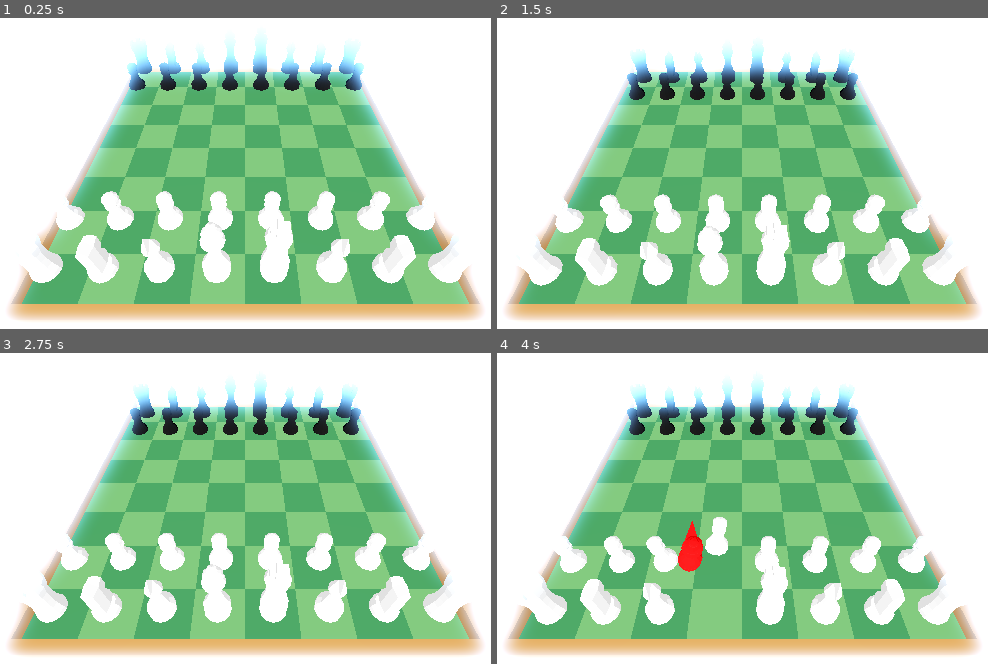
Above: before the commit, frames 1-4 (two rows, left to right).
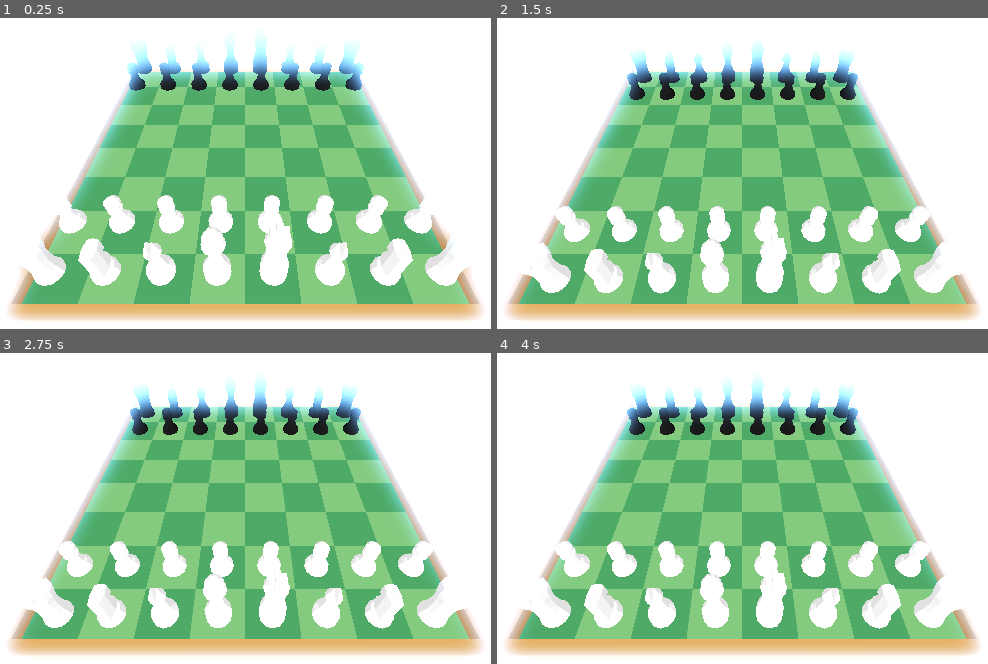
Above: after the commit, the same moments.

Repository: rickyguerin/Fairway-Chess-Jam-Submission
Game: Godot game, scene res://scenes/game.tscn
Two runs of this game, one before a commit and one after it. Both use one fixed random seed, a clock stepped at 60 frames per second and the inputs below.
Inputs (mouse positions are in pixels of both pictures, inside the frame that each line leads up to):
- Up to frame 1 (0.25 s): no input
- Up to frame 2 (1.5 s): move the mouse to (919, 126) at 0.52 s; tap Space (Space) at 0.6 s; click (919, 126) at 0.67 s; move the mouse to (580, 170) at 1.27 s; tap A (A) at 1.35 s; click (580, 170) at 1.42 s
- Up to frame 3 (2.75 s): tap Space (Space) at 1.55, 2.3 s; move the mouse to (324, 384) at 2.02 s; hold D (D) from 2.03 s (still down); click (324, 384) at 2.17 s
- Up to frame 4 (4 s): move the mouse to (703, 573) at 2.77 s; release D (D) at 2.78 s; tap E (E) at 2.85 s; click (703, 573) at 2.92 s; tap Space (Space) at 3.05, 3.8 s; move the mouse to (983, 552) at 3.52 s; hold Q (Q) from 3.53 s (still down); click (983, 552) at 3.67 s

The runs differ from the first frame. In frame 1, 2.6% of the frame differs, in the area x 4-96%, y 55-87%; in frame 2, 6.6%, in the area x 4-96%, y 56-89%; in frame 3, 5.1%; in frame 4, 5.0%.

Commit message:
Remove restrictions based on linear velocity

Diff:
--- a/godot/scripts/PlayerPiece.gd
+++ b/godot/scripts/PlayerPiece.gd
@@ -23,11 +23,7 @@
 
 
 func _process(delta):
-	# Prevent bug where sometimes pieces get "stuck" moving
-	if linear_velocity.length() < 0.1:
-		linear_velocity = Vector3()
-
-	if not is_selected or linear_velocity.length() > 0:
+	if not is_selected:
 		return
 
 	if Input.is_action_pressed("A"):
@@ -49,7 +45,7 @@
 	if not is_selected:
 		return
 
-	if Input.is_action_just_pressed("Space") and linear_velocity.length() == 0:
+	if Input.is_action_just_pressed("Space"):
 		var d = (transform.basis * impulse_direction).normalized()
 		apply_impulse(d * max_impulse)
 
